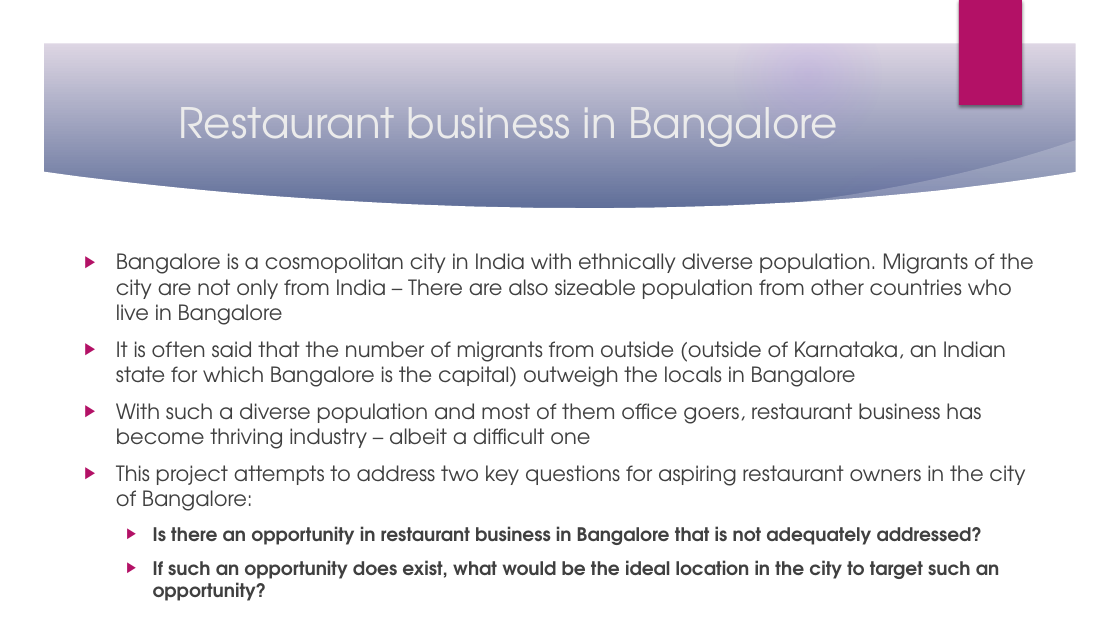
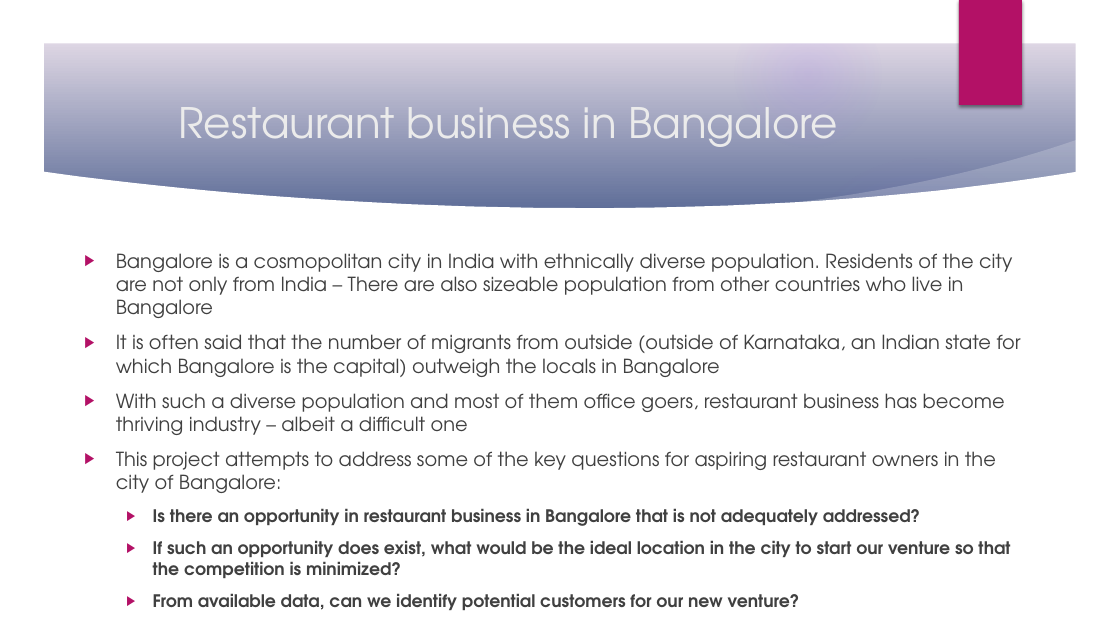
Before and after one commit to UPriyadharshini/Coursera_Capstone, a slide deck: slide 2 of Coursera_Capstone_Final.pptx. Drawn at 1120x630 pixels with LibreOffice and Linux fonts; fonts in the diff are those of the drawing; background and template pictures are left out. Boxes give left, top, right and bottom in pixels: in the first picture for what was removed or moved away, otherwise in the second. Text is boxed around its words. In the diff, an @@ line names an element or a change of style, - is before the commit and + after.

```diff
--- a/Coursera_Capstone_Final.pptx
+++ b/Coursera_Capstone_Final.pptx
@@ text at <box>116,253,1012,318</box>: text changed; size 18 to 16.6 pt @@
-▶ Bangalore is a cosmopolitan city in India with ethnically diverse population. Migrants of the city are not only from India – There are also sizeable population from other countries who live in Bangalore
+▶ Bangalore is a cosmopolitan city in India with ethnically diverse population. Residents of the city are not only from India – There are also sizeable population from other countries who live in Bangalore
@@ text at <box>116,334,1021,526</box>: size 18 to 16.6 pt in "It is often said that the number ...", "With such a diverse population and most ..."; size 16 to 14.8 pt in "Is there an opportunity in restaurant business ..." @@
@@ text at <box>116,451,996,493</box>: text changed; size 18 to 16.6 pt @@
-▶ This project attempts to address two key questions for aspiring restaurant owners in the city of Bangalore:
+▶ This project attempts to address some of the key questions for aspiring restaurant owners in the city of Bangalore:
@@ text at <box>153,540,1010,578</box>: text changed; size 16 to 14.8 pt @@
-  ▶ If such an opportunity does exist, what would be the ideal location in the city to target such an opportunity?
+  ▶ If such an opportunity does exist, what would be the ideal location in the city to start our venture so that the competition is minimized?
+  ▶ From available data, can we identify potential customers for our new venture?
```
Also in this commit, not shown: 10 other slides changed, 2 other files.
